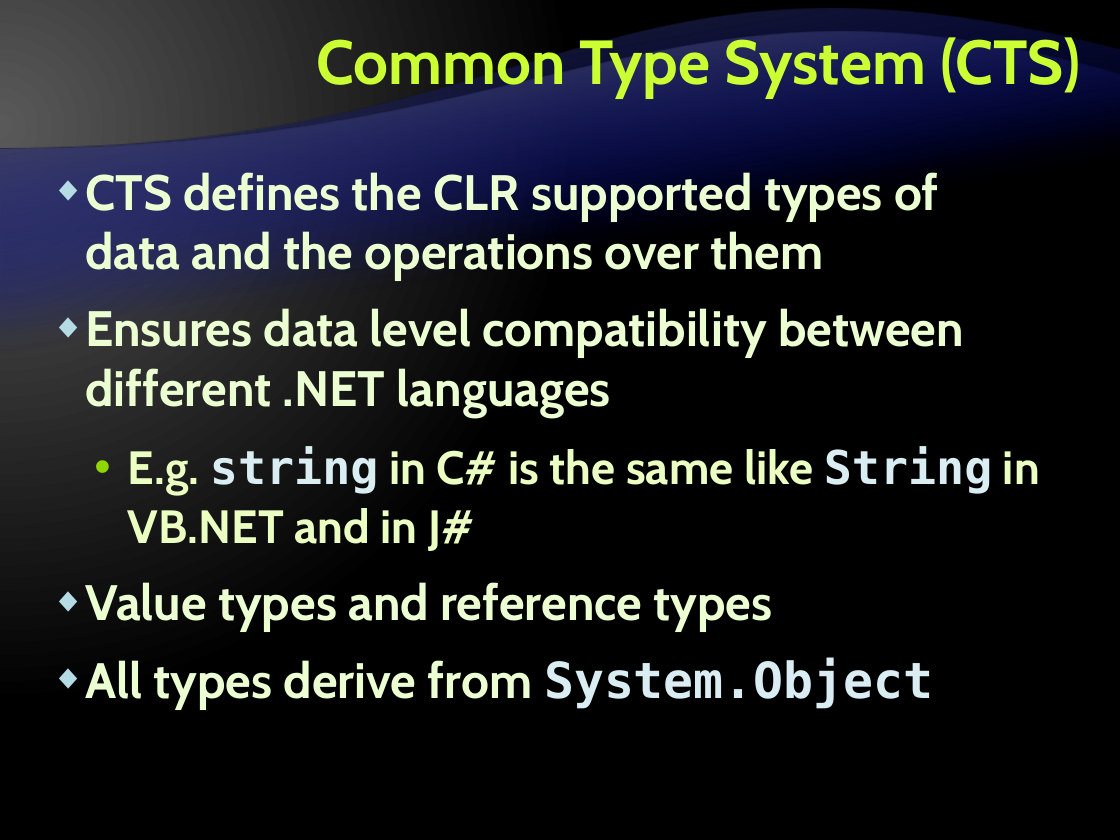
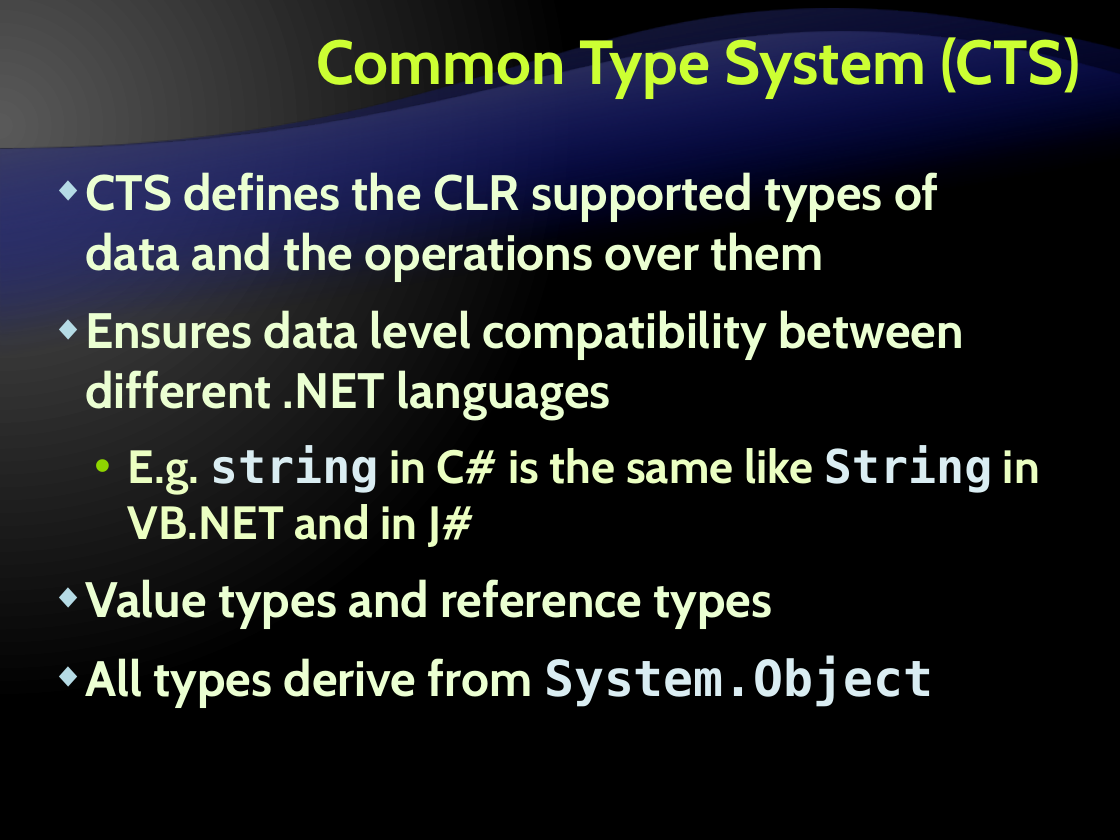
Before and after one commit to Graveheart/aspnetcourse, a slide deck: slide 40 of 2010/lectures/1. .NET Framework Overview.pptx. Drawn at 1120x840 pixels with LibreOffice and Linux fonts; fonts in the diff are those of the drawing; background and template pictures are left out. Boxes give left, top, right and bottom in pixels: in the first picture for what was removed or moved away, otherwise in the second. Text is boxed around its words. In the diff, an @@ line names an element or a change of style, - is before the commit and + after.

```diff
--- a/2010/lectures/1. .NET Framework Overview.pptx
+++ b/2010/lectures/1. .NET Framework Overview.pptx
@@ text "CTS defines the CLR supported ..." at [85, 172, 1040, 707]: line spacing 38pt to 1 @@
```
Also in this commit, not shown: 22 other slides changed.
